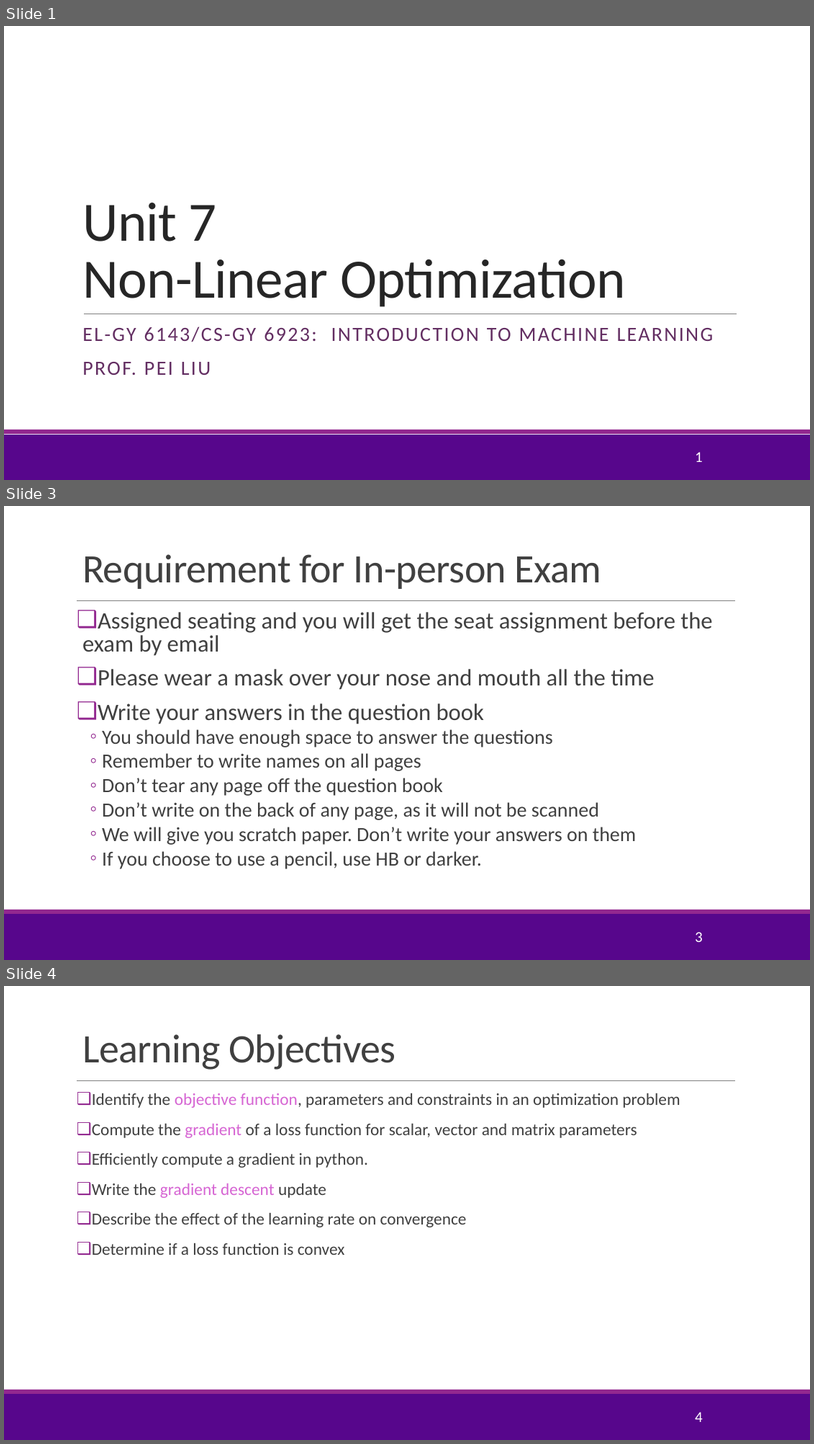
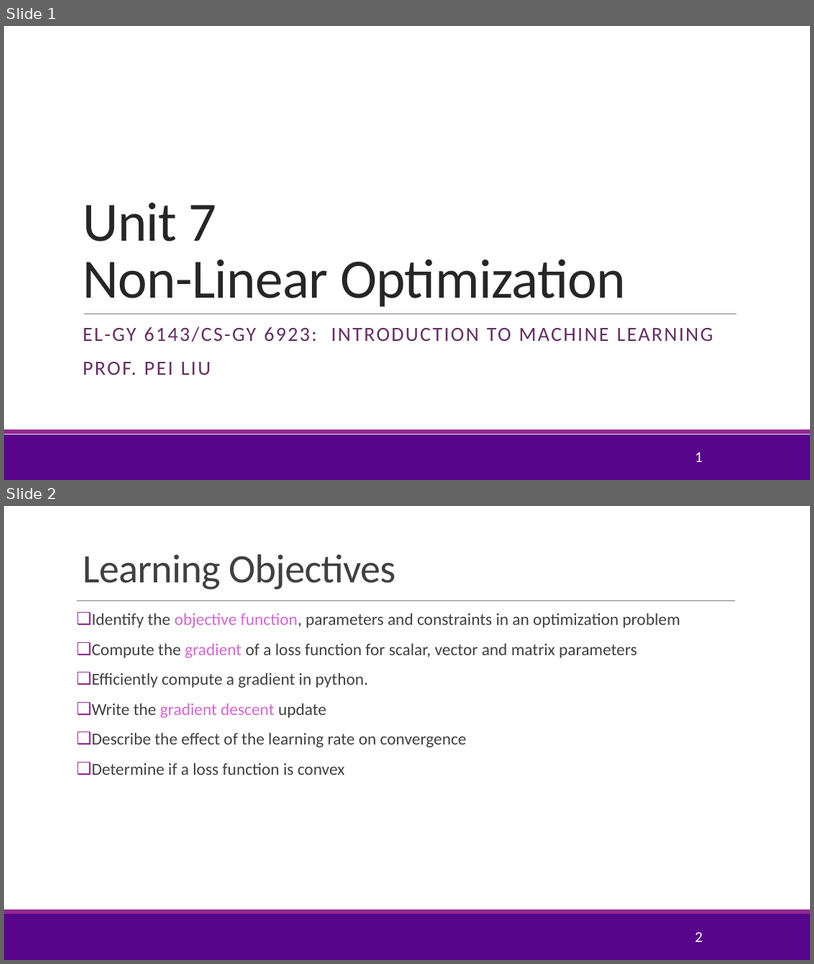
Before and after one commit to pliugithub/MachineLearning, a slide deck: lectures/Lect07_Optim.pptx. Shown one above the other, each under a label of ours: slides 1, 3 and 4 before the commit, slides 1 and 2 after it; the slides between them are not shown. The pictures are 814x1444 and 814x964 pixels, drawn with LibreOffice and Linux fonts; fonts in the diff are those of the drawing; background and template pictures are left out. Boxes give left, top, right and bottom in pixels: in the first picture for what was removed or moved away, otherwise in the second. Text is boxed around its words. In the diff, an @@ line names an element or a change of style, - is before the commit and + after.

```diff
--- a/lectures/Lect07_Optim.pptx
+++ b/lectures/Lect07_Optim.pptx
@@ slide 3 removed at [4, 506, 810, 960], background #FFFFFF; not listed: 3 template elements that a slide beside it also shows @@
@@ title removed at [82, 554, 602, 589] @@
-Requirement for In-person Exam
@@ text removed at [82, 612, 712, 869] @@
-❑ Assigned seating and you will get the seat assignment before the exam by email
-❑ Please wear a mask over your nose and mouth all the time
-❑ Write your answers in the question book
-  ◦ You should have enough space to answer the questions
-  ◦ Remember to write names on all pages
-  ◦ Don’t tear any page off the question book
-  ◦ Don’t write on the back of any page, as it will not be scanned
-  ◦ We will give you scratch paper. Don’t write your answers on them
-  ◦ If you choose to use a pencil, use HB or darker.
@@ page number removed at [695, 932, 703, 942] @@
-3
@@ what was slide 4 is now slide 2 @@
@@ page number at [695, 932, 703, 942]: text changed @@
-4
+2
```
Also in this commit, not shown: 1 other slide removed, 1 other file.
